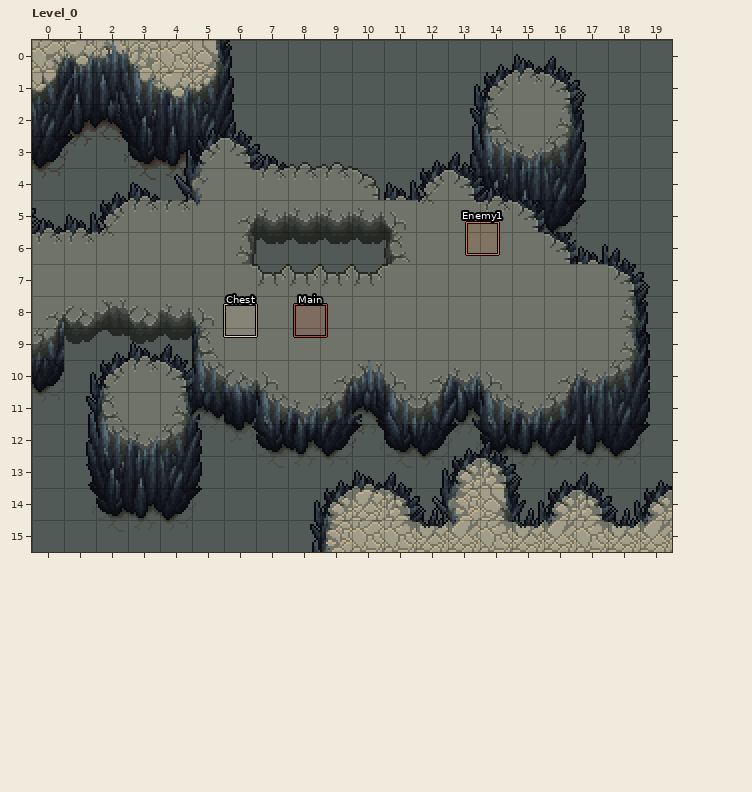
LDtk project, stored at LDtK_Matrimony/Matrimony.ldtk. The picture above was drawn from the file before the commit.
Cells are 16x16 px. Shown: Level_0 x 0..19, y 0..15. The commit also changed other parts of the map, which this record leaves out.
New version:
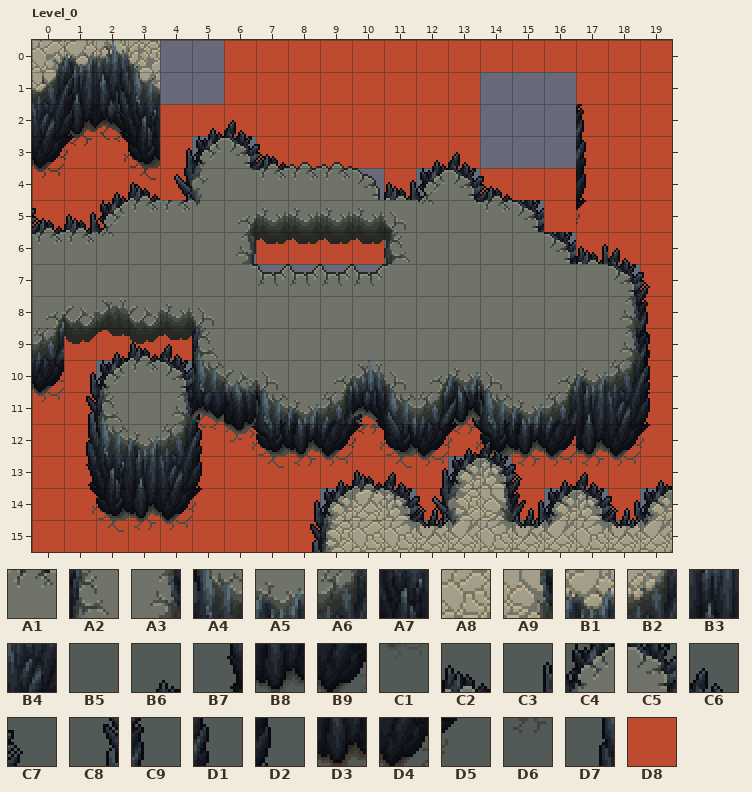
Key: from "Ground_rocks": A1 28, A2 53, A3 55, A4 79, A5 80, A6 81, A7 105, A8 600, A9 601, B1 626, B2 627, B3 652, B4 653, B5 1495, B6 1495 under 1, B7 1495 under 104, B8 1495 under 132, B9 1495 under 133, C1 1495 under 159, C2 1495 under 2, C3 1495 under 26, C4 1495 under 27, C5 1495 under 29, C6 1495 under 3, C7 1495 under 30, C8 1495 under 52, C9 1495 under 602, D1 1495 under 628, D2 1495 under 654, D3 1495 under 678, D4 1495 under 679, D5 1495 under 680, D6 1495 under 704, D7 1495 under 78; from "IntGrid": D8 2 "not_blocked_when_flying".
__ is an empty cell, ## one hidden under a higher layer, .. an unchanged one.
Objects are placed by their top-left corner, in cells (3,4 is the top-left corner of cell 3,4); size is 1x1 cell unless given.
The exact change:
--- layer "IntGrid"
@@ x 0..19 @@
- 0 .. .. .. .. ## ## ## ## ## ## ## ## ## ## ## ## ## ## ## ##
- 1 .. .. .. .. ## ## ## ## ## ## ## ## ## ## ## ## ## ## ## ##
- 2 .. ## ## .. ## ## ## ## ## ## ## ## ## ## ## .. ## ## ## ##
- 3 ## ## ## ## ## .. .. ## ## ## ## ## ## ## ## ## ## ## ## ##
- 4 ## ## ## ## ## .. .. .. .. .. .. ## .. .. ## ## ## ## ## ##
- 5 ## ## ## .. .. .. .. .. .. .. .. .. .. .. .. .. ## ## ## ##
- 6 .. .. .. .. .. .. .. ## ## ## ## .. .. .. .. .. .. ## ## ##
- 7 .. .. .. .. .. .. .. .. .. .. .. .. .. .. .. .. .. .. .. ##
- 8 .. .. .. .. .. .. .. .. .. .. .. .. .. .. .. .. .. .. .. ##
- 9 .. ## ## ## ## .. .. .. .. .. .. .. .. .. .. .. .. .. .. ##
-10 ## ## ## .. ## .. .. .. .. .. .. .. .. .. .. .. .. .. .. ##
-11 ## ## .. .. .. ## .. .. .. .. ## .. .. ## .. .. .. .. .. ##
-12 ## ## .. .. .. ## ## ## ## ## ## ## ## ## ## ## ## ## ## ##
-13 ## ## .. .. .. ## ## ## ## ## ## ## ## ## ## ## ## ## ## ##
-14 ## ## ## ## ## ## ## ## ## ## .. ## ## .. .. ## ## ## ## ##
-15 ## ## ## ## ## ## ## ## ## .. .. .. ## .. .. ## .. .. ## ..
+ 0 .. .. .. .. __ __ D8 D8 D8 D8 D8 D8 D8 D8 D8 D8 D8 D8 D8 D8
+ 1 .. .. .. .. __ __ D8 D8 D8 D8 D8 D8 D8 D8 __ __ __ D8 D8 D8
+ 2 .. D8 D8 .. D8 D8 D8 D8 D8 D8 D8 D8 D8 D8 __ .. __ D8 D8 D8
+ 3 D8 D8 D8 D8 D8 .. .. D8 D8 D8 D8 D8 D8 D8 __ __ __ D8 D8 D8
+ 4 D8 D8 D8 D8 D8 .. .. .. .. .. .. D8 .. .. D8 D8 D8 D8 D8 D8
+ 5 D8 D8 D8 .. .. .. .. .. .. .. .. .. .. .. .. .. D8 D8 D8 D8
+ 6 .. .. .. .. .. .. .. D8 D8 D8 D8 .. .. .. .. .. .. D8 D8 D8
+ 7 .. .. .. .. .. .. .. .. .. .. .. .. .. .. .. .. .. .. .. D8
+ 8 .. .. .. .. .. .. .. .. .. .. .. .. .. .. .. .. .. .. .. D8
+ 9 .. D8 D8 D8 D8 .. .. .. .. .. .. .. .. .. .. .. .. .. .. D8
+10 D8 D8 __ .. __ .. .. .. .. .. .. .. .. .. .. .. .. .. .. D8
+11 D8 D8 .. .. .. D8 .. .. .. .. D8 .. .. D8 .. .. .. .. .. D8
+12 D8 D8 .. .. .. D8 D8 D8 D8 D8 D8 D8 D8 D8 D8 D8 D8 D8 D8 D8
+13 D8 D8 .. .. .. D8 D8 D8 D8 D8 D8 D8 D8 __ __ D8 D8 D8 D8 D8
+14 D8 D8 D8 D8 D8 D8 D8 D8 D8 __ .. __ D8 .. .. D8 __ __ D8 __
+15 D8 D8 D8 D8 D8 D8 D8 D8 D8 .. .. .. __ .. .. __ .. .. __ ..
--- layer "Back_Background" (now hidden)
@@ x 0..19 @@
- 0 .. .. .. .. A8 A9 C9 B5 B5 B5 B5 B5 B5 B5 B6 C2 C6 B5 B5 B5
- 1 .. .. .. .. B1 B2 D1 B5 B5 B5 B5 B5 B5 C3 C4 A1 C5 C7 B5 B5
- 2 .. B5 B5 .. B3 B4 D2 B5 B5 B5 B5 B5 B5 C8 A2 .. A3 C9 B5 B5
- 3 B5 B5 B5 B5 D3 D4 D5 B5 B5 B5 B5 B5 B5 D7 A4 A5 A6 B5 B5 B5
- 4 B5 B5 B5 B5 D6 .. .. .. .. .. B5 B5 B5 B7 A7 B3 B4 B5 B5 B5
- 5 B5 B5 B5 .. .. .. .. .. .. .. .. .. .. .. .. B8 B9 B5 B5 B5
- 6 .. .. .. .. .. .. B5 B5 B5 B5 B5 B5 .. .. .. .. C1 B5 B5 B5
- 7 .. .. .. .. .. .. .. B5 B5 B5 B5 .. .. .. .. .. .. .. B5 B5
- 8 .. .. .. .. .. .. .. .. .. .. .. .. .. .. .. .. .. .. .. B5
- 9 .. B5 B5 B5 B5 .. .. .. .. .. .. .. .. .. .. .. .. .. .. B5
-10 B5 B5 B5 .. B5 .. .. .. .. .. .. .. .. .. .. .. .. .. .. B5
-11 B5 B5 .. .. .. B5 .. .. .. .. B5 .. .. B5 .. .. .. .. .. B5
-12 B5 B5 .. .. .. B5 B5 B5 B5 B5 B5 B5 B5 B5 B5 B5 B5 B5 B5 B5
-13 B5 B5 .. .. .. B5 B5 B5 B5 B5 B5 B5 B5 B5 B5 B5 B5 B5 B5 B5
-14 B5 B5 B5 B5 B5 B5 B5 B5 B5 B5 .. B5 B5 .. .. B5 B5 B5 B5 B5
-15 B5 B5 B5 B5 B5 B5 B5 B5 B5 .. .. .. B5 .. .. B5 .. .. B5 ..
+ 0 .. .. .. .. __ __ __ __ __ __ __ __ __ __ __ __ __ __ __ __
+ 1 .. .. .. .. __ __ __ __ __ __ __ __ __ __ __ __ __ __ __ __
+ 2 .. __ __ .. __ __ __ __ __ __ __ __ __ __ __ .. __ __ __ __
+ 3 __ __ __ __ __ __ __ __ __ __ __ __ __ __ __ __ __ __ __ __
+ 4 __ __ __ __ __ .. .. .. .. .. __ __ __ __ __ __ __ __ __ __
+ 5 __ __ __ .. .. .. .. .. .. .. .. .. .. .. .. __ __ __ __ __
+ 6 .. .. .. .. .. .. __ __ __ __ __ __ .. .. .. .. __ __ __ __
+ 7 .. .. .. .. .. .. .. __ __ __ __ .. .. .. .. .. .. .. __ __
+ 8 .. .. .. .. .. .. .. .. .. .. .. .. .. .. .. .. .. .. .. __
+ 9 .. __ __ __ __ .. .. .. .. .. .. .. .. .. .. .. .. .. .. __
+10 __ __ __ .. __ .. .. .. .. .. .. .. .. .. .. .. .. .. .. __
+11 __ __ .. .. .. __ .. .. .. .. __ .. .. __ .. .. .. .. .. __
+12 __ __ .. .. .. __ __ __ __ __ __ __ __ __ __ __ __ __ __ __
+13 __ __ .. .. .. __ __ __ __ __ __ __ __ __ __ __ __ __ __ __
+14 __ __ __ __ __ __ __ __ __ __ .. __ __ .. .. __ __ __ __ __
+15 __ __ __ __ __ __ __ __ __ .. .. .. __ .. .. __ .. .. __ ..
--- layer "Entities" (now hidden)
-"Main" rectangle at 8.2,8.2
-"Enemy1" rectangle at 13.6,5.7
-"Chest" rectangle at 6,8.2
